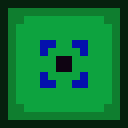
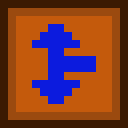
Layers edited between the first and the second (128, 128) image:
hid "Out", painted on it over [40, 40, 88, 88]
showed "Side", painted on it over [32, 24, 96, 104]
hid "Sides", painted on it over [16, 16, 112, 112]
painted on "Base" over [0, 0, 128, 128]
